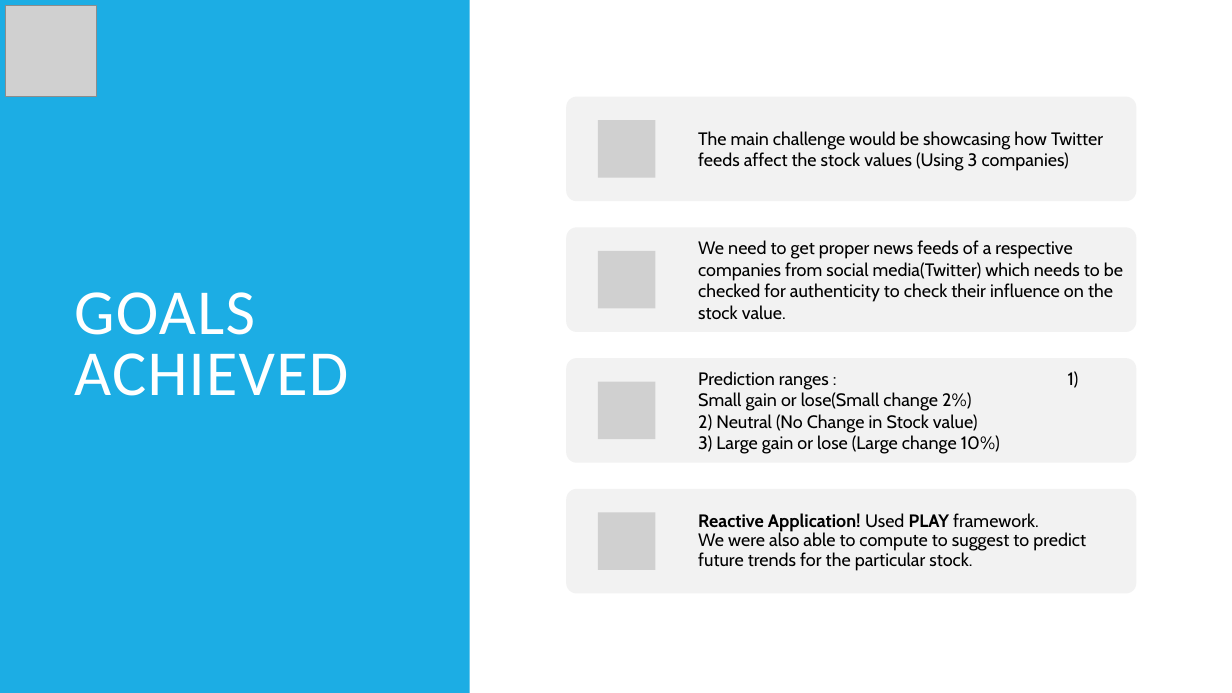
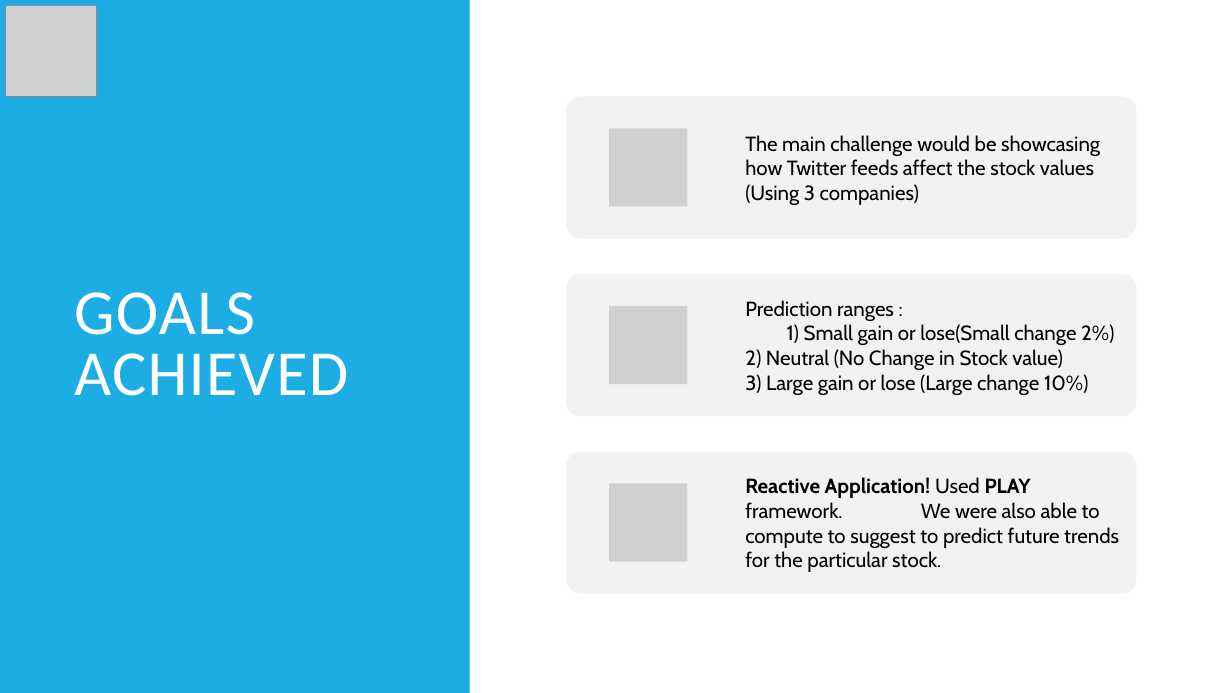
Before and after one commit to ranga11/Scala_Final_Project, a slide deck: slide 6 of Final_Presentation_Scala.pptx. Drawn at 1232x693 pixels with LibreOffice and Linux fonts; fonts in the diff are those of the drawing; grey boxes stand for pictures. Boxes give left, top, right and bottom in pixels: in the first picture for what was removed or moved away, otherwise in the second. Text is boxed around its words. In the diff, an @@ line names an element or a change of style, - is before the commit and + after.

Commit message:
final presentation

```diff
--- a/Final_Presentation_Scala.pptx
+++ b/Final_Presentation_Scala.pptx
@@ rounded rectangle: place and size @@
-rounded rectangle at [567, 97, 1137, 201]
+rounded rectangle at [567, 96, 1137, 238]
@@ text "The main challenge would be ...": place and size @@
-text "The main challenge would be ..." at [698, 131, 1103, 171]
+text "The main challenge would be ..." at [745, 135, 1100, 205]
@@ text "The main challenge would be ..." at [745, 135, 1100, 205]: size 14 to 16 pt @@
@@ picture added at [609, 128, 688, 207] @@
@@ rounded rectangle: place and size @@
-rounded rectangle at [567, 359, 1137, 463]
+rounded rectangle at [567, 274, 1137, 417]
@@ text "Prediction ranges : 1) Small ..." at [745, 300, 1114, 395]: size 14 to 16 pt @@
@@ text "Prediction ranges : 1) Small ...": place and size @@
-text "Prediction ranges : 1) Small ..." at [698, 371, 1000, 454]
+text "Prediction ranges : 1) Small ..." at [745, 300, 1114, 395]
@@ picture added at [609, 306, 688, 384] @@
@@ group removed at [567, 120, 1137, 439]: 3 pictures, 1 rounded rectangle, 1 text @@
-We need to get proper news feeds of a respective companies from social media(Twitter) which needs to be checked for authenticity to check their influence on the stock value.
@@ rounded rectangle: place and size @@
-rounded rectangle at [567, 489, 1137, 593]
+rounded rectangle at [567, 452, 1137, 594]
@@ text "Reactive Application! Used PLAY framework. ...": place and size @@
-text "Reactive Application! Used PLAY framework. ..." at [698, 513, 1086, 571]
+text "Reactive Application! Used PLAY framework. ..." at [745, 477, 1119, 572]
@@ text "Reactive Application! Used PLAY framework. ..." at [745, 477, 1119, 572]: size 14 to 16 pt; line spacing 0.9 to 1 @@
@@ picture: place and size @@
-picture at [598, 513, 655, 570]
+picture at [609, 483, 688, 562]
```
Also in this commit, not shown: 3 other slides changed, 3 slides added.
